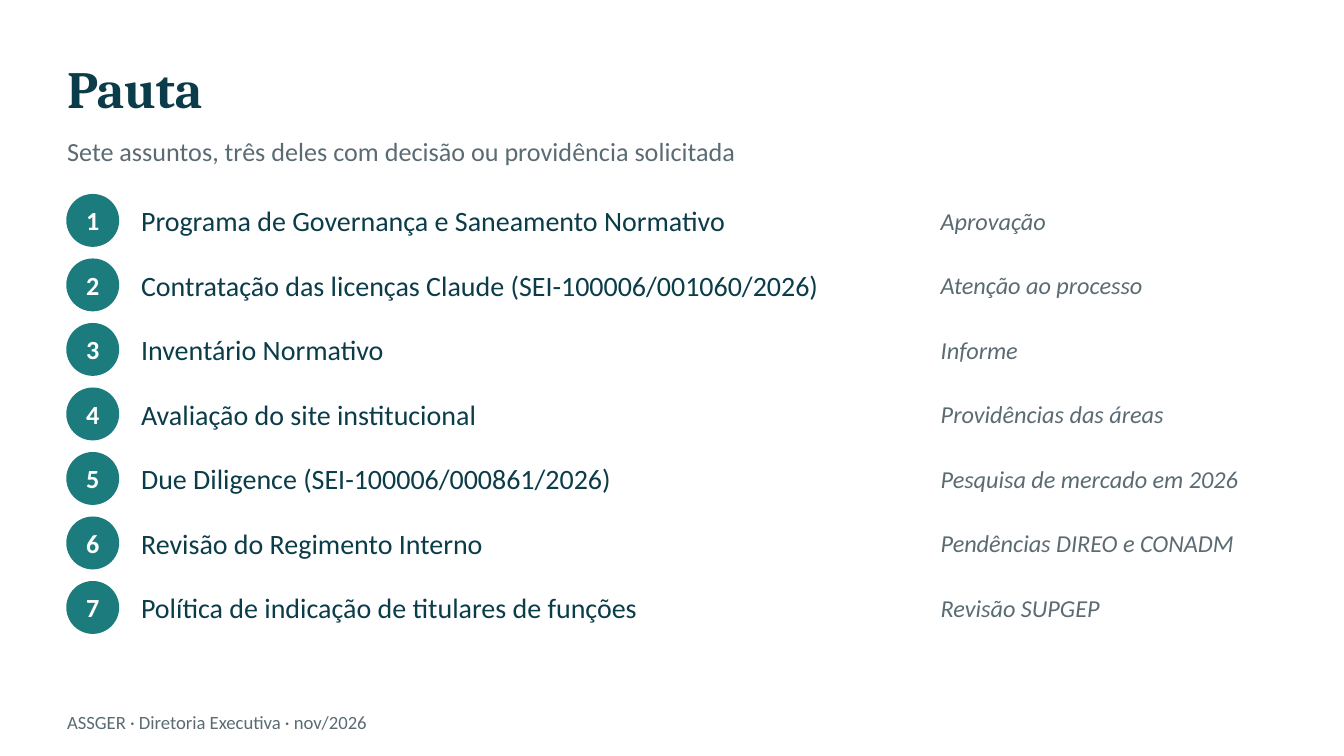
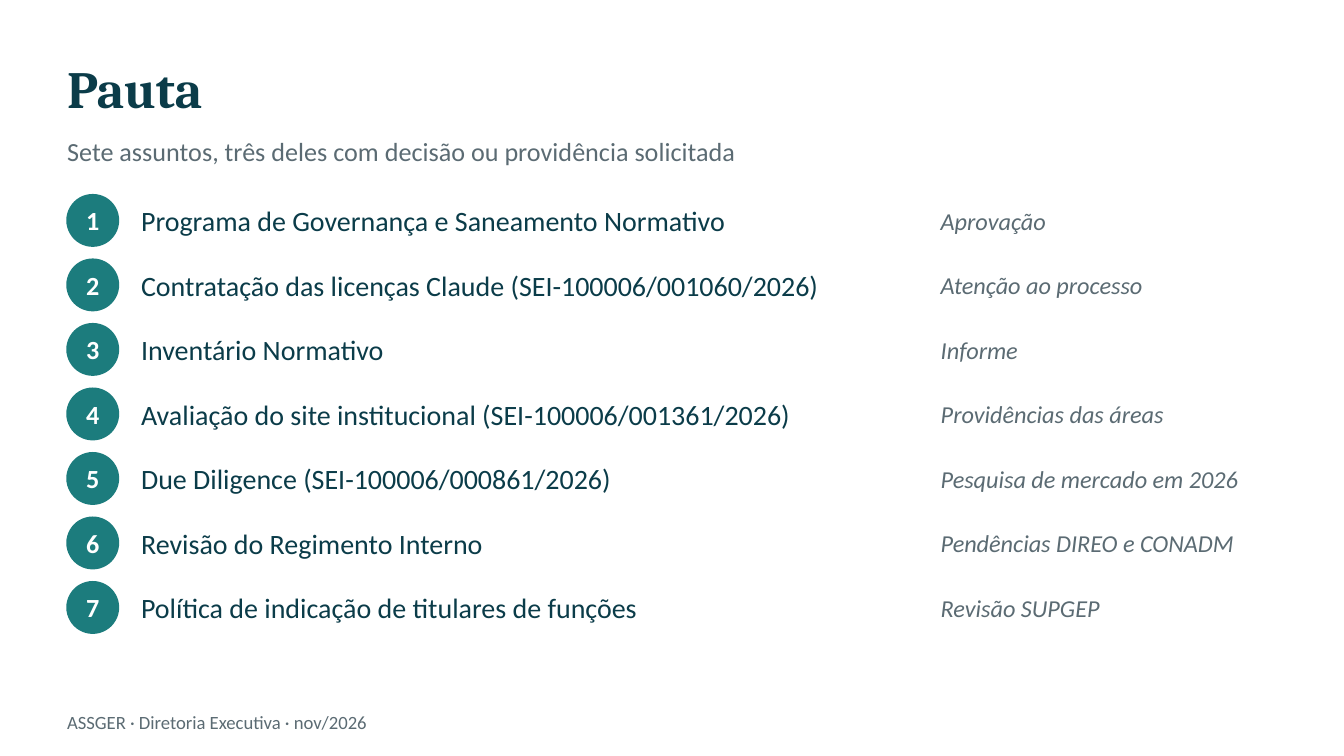
Before and after one commit to Clarice-paiva/Teste-_-Regimento-Interno, a slide deck: slide 2 of DIREX/Pauta_DIREXE_ASSGER.pptx. Drawn at 1344x756 pixels with LibreOffice and Linux fonts; fonts in the diff are those of the drawing. Boxes give left, top, right and bottom in pixels: in the first picture for what was removed or moved away, otherwise in the second. Text is boxed around its words. In the diff, an @@ line names an element or a change of style, - is before the commit and + after.

```diff
--- a/DIREX/Pauta_DIREXE_ASSGER.pptx
+++ b/DIREX/Pauta_DIREXE_ASSGER.pptx
@@ text at [141,404,789,430]: text changed @@
-Avaliação do site institucional
+Avaliação do site institucional (SEI-100006/001361/2026)
```
Also in this commit, not shown: 1 other slide changed, 4 other files.
